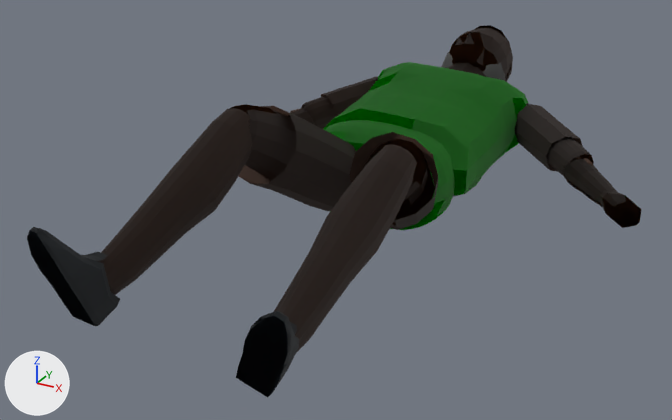
One commit to the glTF model tools/gf_exporter/output/avatars/african_athletic.glb: the scene before it, then after it.
The view is the same before and after, from a 50 mm lens placed at (1.058, -2.104, 1.043), pointed at (-0.041, -0.106, 0.044). Arrows for +X, +Y and +Z are at lower left; the lights stay in place. The older version comes first. Where no turn or scale is listed for an object, it has been applied to the vertices. Vertices at exactly the same position are counted once.

Names of what the first picture shows: 'body', 'left_ankle', 'left_elbow', 'left_knee', 'left_shoulder', 'left_thigh', 'middle', 'neck', 'right_ankle', 'right_knee', 'right_shoulder', 'right_thigh' and 2 more.
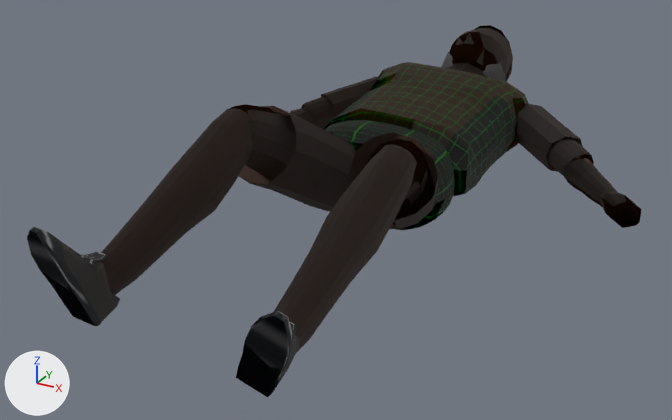
Diff of the bpy script that builds the scene:
```diff
--- a/tools/gf_exporter/output/avatars/african_athletic.glb.py
+++ b/tools/gf_exporter/output/avatars/african_athletic.glb.py
@@ me_mesh_body @@
 me_mesh_body.from_pydata(...)  # 256 vertices, 508 faces; spans x -0.213..0.211, y -0.06..0.238, z -0.136..0.127
 # used by ob_body; location = (0.0, 0.0, 0.1)
+# me_mesh_body part 1: 508 kept faces spanning x -0.213..0.211, y -0.06..0.238, z -0.136..0.127 get new texture (UV) coordinates
 me_mesh_body.materials.append(mat_kit)
@@ me_mesh_middle @@
 me_mesh_middle.from_pydata(...)  # 192 vertices, 380 faces; spans x -0.264..0.264, y -0.083..0.532, z -0.125..0.178
 # used by ob_middle; location = (0.0, 0.153, 0.109)
+# me_mesh_middle part 2: 380 kept faces spanning x -0.264..0.264, y -0.083..0.532, z -0.125..0.178 get new texture (UV) coordinates
 me_mesh_middle.materials.append(mat_kit)
@@ me_mesh_left_ankle @@
 me_mesh_left_ankle.from_pydata(...)  # 72 vertices, 126 faces; spans x -0.074..0.091, y -0.152..-0.001, z -0.13..0.117
 # used by ob_left_ankle; location = (0.218, -0.767, 0.109)
+# me_mesh_left_ankle part 3: 126 kept faces spanning x -0.074..0.091, y -0.152..-0.001, z -0.13..0.117 get new texture (UV) coordinates
 me_mesh_left_ankle.materials.append(mat_shoe)
@@ me_mesh_right_ankle @@
 me_mesh_right_ankle.from_pydata(...)  # 72 vertices, 126 faces; spans x -0.065..0.04, y -0.159..0.006, z -0.134..0.121
 # used by ob_right_ankle; location = (-0.224, -0.789, 0.158)
+# me_mesh_right_ankle part 4: 126 kept faces spanning x -0.065..0.04, y -0.159..0.006, z -0.134..0.121 get new texture (UV) coordinates
 me_mesh_right_ankle.materials.append(mat_shoe)
```

Boxes [x1, y1, x2, y2] around the edits, measured in the pictures (672 x 420 px):
part 1 of me_mesh_body, surface changed (green to black): [324, 120, 455, 230] in both
part 2 of me_mesh_middle, surface changed: [323, 62, 529, 196] in both
part 3 of me_mesh_left_ankle, surface changed (lighter): [244, 311, 297, 383] in both
part 4 of me_mesh_right_ankle, surface changed: [27, 227, 119, 324] in both
